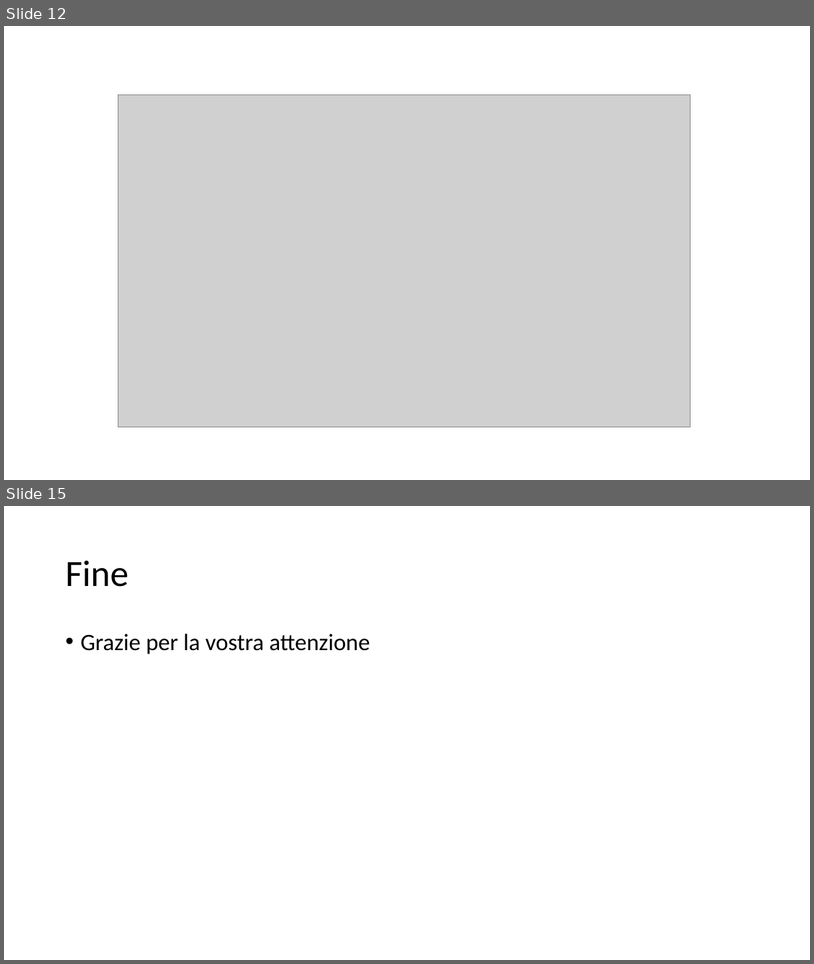
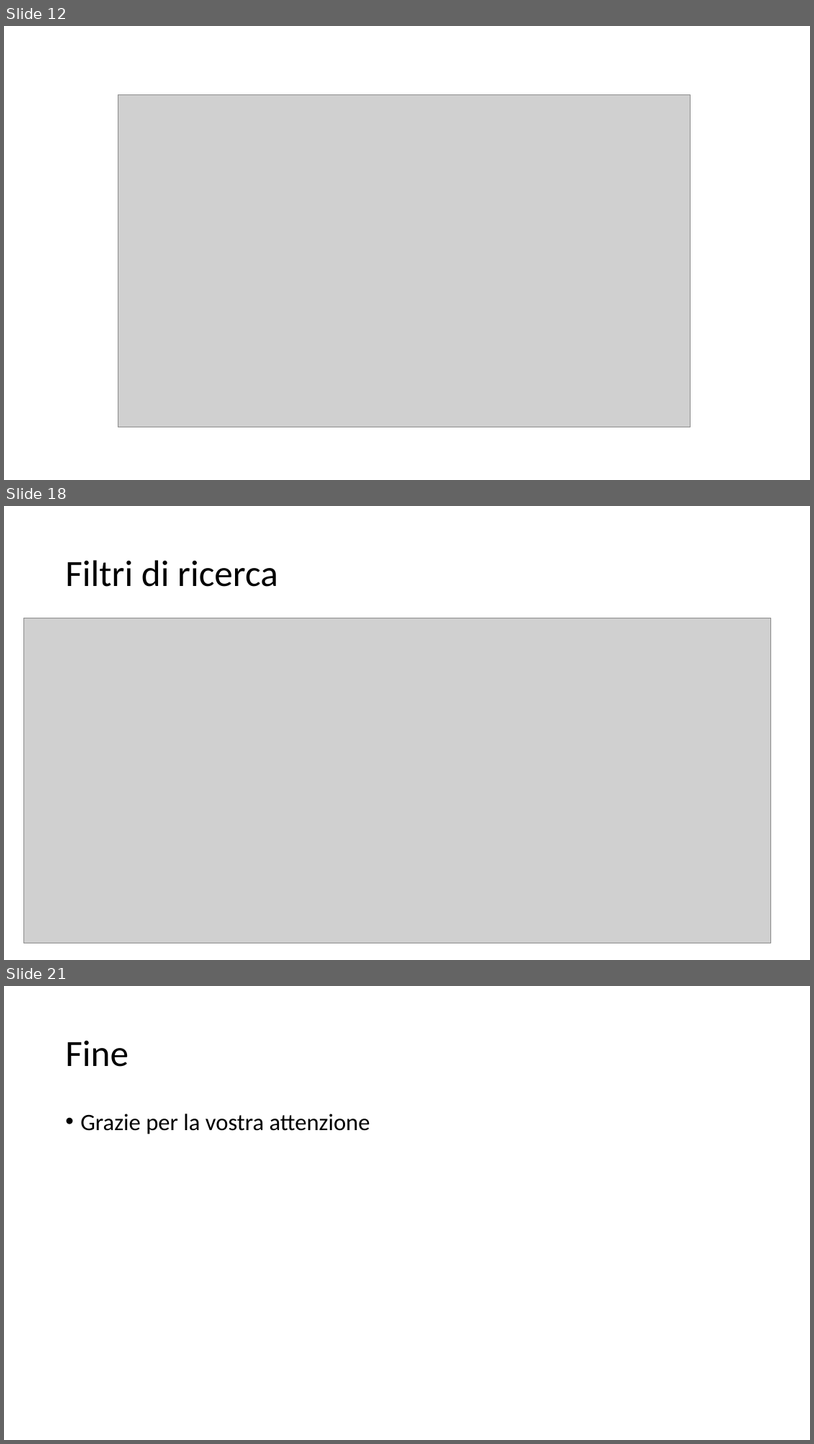
Before and after one commit to bryanbeffa/Knowledge-Base, a slide deck: Presentation/Knowledge Base.pptx. Shown one above the other, each under a label of ours: slides 12 and 15 before the commit, slides 12, 18 and 21 after it; the slides between them are not shown. The pictures are 814x964 and 814x1444 pixels, drawn with LibreOffice and Linux fonts; fonts in the diff are those of the drawing; grey boxes stand for pictures. Boxes give left, top, right and bottom in pixels: in the first picture for what was removed or moved away, otherwise in the second. Text is boxed around its words. In the diff, an @@ line names an element or a change of style, - is before the commit and + after.

```diff
--- a/Presentation/Knowledge Base.pptx
+++ b/Presentation/Knowledge Base.pptx
@@ slide 18 added at [4, 506, 810, 960], background #FFFFFF @@
@@ title added at [65, 560, 278, 587], 44 pt, text #000000 @@
+Filtri di ricerca
@@ picture added at [24, 618, 771, 943] @@
@@ what was slide 15 is now slide 21 @@
```
Also in this commit, not shown: 1 slide changed, 6 other slides added, 1 slide removed.
